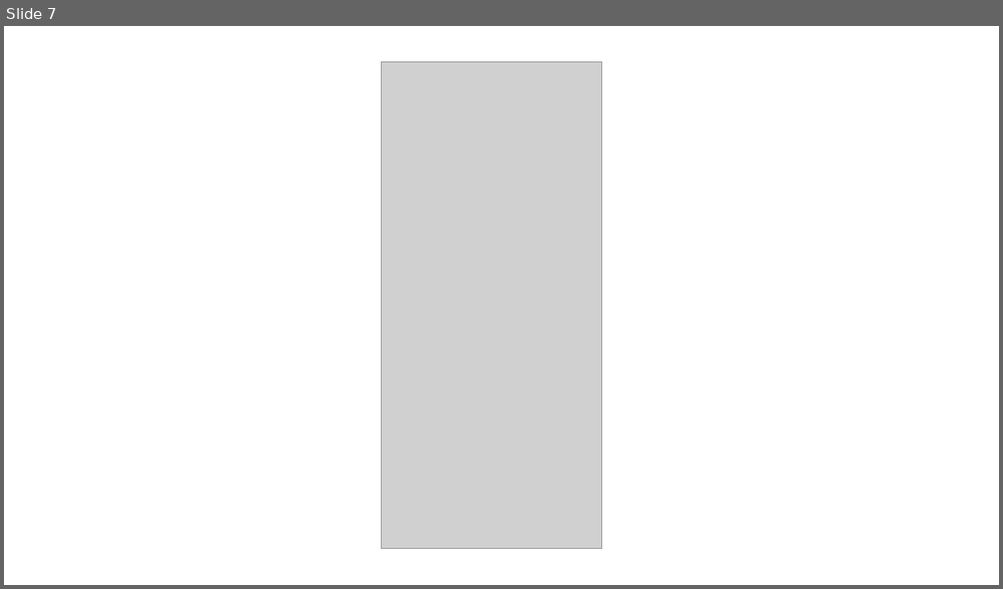
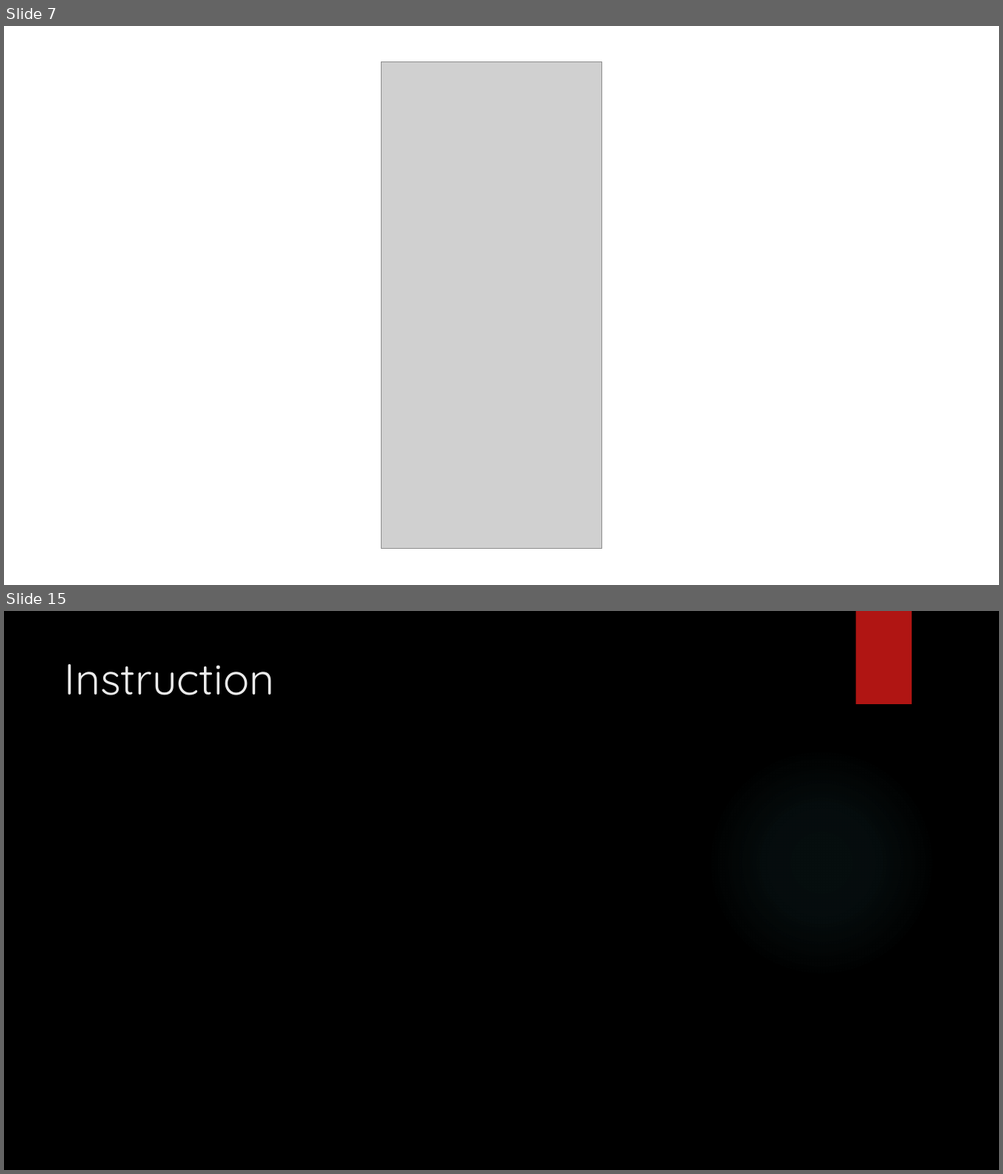
Before and after one commit to em1730/scims_docu, a slide deck: Documentation/Role_Mgmt.pptx. Shown one above the other, each under a label of ours: slide 7 before the commit, slides 7 and 15 after it; the slides between them are not shown. The pictures are 1003x589 and 1003x1174 pixels, drawn with LibreOffice and Linux fonts; fonts in the diff are those of the drawing; grey boxes stand for pictures; background and template pictures are left out. Boxes give left, top, right and bottom in pixels: in the first picture for what was removed or moved away, otherwise in the second. Text is boxed around its words. In the diff, an @@ line names an element or a change of style, - is before the commit and + after.

```diff
--- a/Documentation/Role_Mgmt.pptx
+++ b/Documentation/Role_Mgmt.pptx
@@ slide 15 added at (x1=4, y1=611, x2=999, y2=1170), background picture (left out) @@
@@ rectangle added at (x1=855, y1=611, x2=911, y2=704), fill #B01513 @@
@@ title added at (x1=64, y1=664, x2=274, y2=695), 42 pt, text #EBEBEB @@
+Instruction
@@ ellipse added at (x1=706, y1=748, x2=936, y2=977), fill gradient #50B9C1 @@
```
Also in this commit, not shown: 18 slides changed, 17 other slides added, 13 slides removed, 4 other files.
